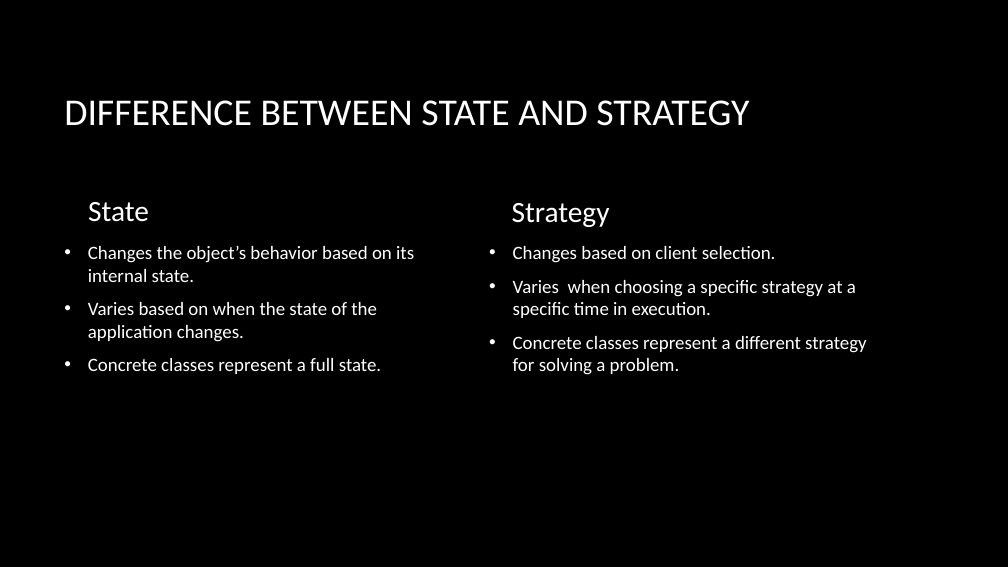
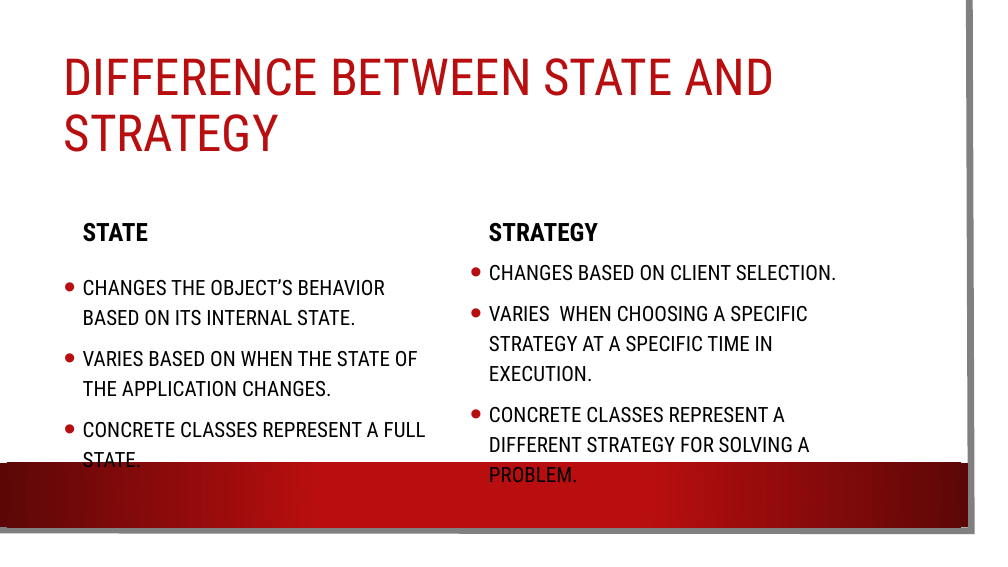
Before and after one commit to dundane/CSC360Demos, a slide deck: slide 112 of CSC360Demo/Design Patterns Slide Show.pptx (slide 108 before the commit). Drawn at 1008x567 pixels with LibreOffice and Linux fonts; fonts in the diff are those of the drawing; background and template pictures are left out. Boxes give left, top, right and bottom in pixels: in the first picture for what was removed or moved away, otherwise in the second. Text is boxed around its words. In the diff, an @@ line names an element or a change of style, - is before the commit and + after.

Commit message:
Updated files from latest class

```diff
--- a/CSC360Demo/Design Patterns Slide Show.pptx
+++ b/CSC360Demo/Design Patterns Slide Show.pptx
@@ rectangle added at (0, 0, 991, 550), fill #FFFFFF @@
@@ freeform shape added at (0, 0, 972, 531), outline #808080 6.5 pt @@
@@ title "DIFFERENCE BETWEEN STATE AND STRATEGY": place and size @@
-title "DIFFERENCE BETWEEN STATE AND STRATEGY" at (64, 100, 749, 126)
+title "DIFFERENCE BETWEEN STATE AND STRATEGY" at (64, 58, 774, 152)
@@ title "DIFFERENCE BETWEEN STATE AND STRATEGY" at (64, 58, 774, 152): size 36 to 48.6 pt, font Calibri to Roboto Condensed, text colour #FFFFFF to #B80E0F; line spacing 1 to 0.9 @@
@@ text at (83, 223, 148, 242): text changed; size 28 to 24 pt; font Calibri to Roboto Condensed; text colour #FFFFFF to #000000; bold on @@
-State
+STATE
@@ text at (489, 223, 598, 242): text changed; size 28 to 24 pt; font Calibri to Roboto Condensed; text colour #FFFFFF to #000000; bold on @@
-Strategy
+STRATEGY
@@ text "CHANGES THE OBJECT’S BEHAVIOR BASED ..." at (83, 279, 426, 467): vertical alignment top to middle @@
@@ text "CHANGES BASED ON CLIENT SELECTION." at (489, 265, 837, 482): vertical alignment top to middle @@
@@ text at (489, 265, 837, 482): text changed; size 18 to 20 pt; font Calibri to Roboto Condensed; text colour #FFFFFF to #000000 @@
-• Changes based on client selection.
-• Varies when choosing a specific strategy at a specific time in execution.
-• Concrete classes represent a different strategy for solving a problem.
+• CHANGES BASED ON CLIENT SELECTION.
+• VARIES WHEN CHOOSING A SPECIFIC STRATEGY AT A SPECIFIC TIME IN EXECUTION.
+• CONCRETE CLASSES REPRESENT A DIFFERENT STRATEGY FOR SOLVING A PROBLEM.
@@ text at (83, 279, 426, 467): text changed; size 18 to 20 pt; font Calibri to Roboto Condensed; text colour #FFFFFF to #000000 @@
-• Changes the object’s behavior based on its internal state.
-• Varies based on when the state of the application changes.
-• Concrete classes represent a full state.
+• CHANGES THE OBJECT’S BEHAVIOR BASED ON ITS INTERNAL STATE.
+• VARIES BASED ON WHEN THE STATE OF THE APPLICATION CHANGES.
+• CONCRETE CLASSES REPRESENT A FULL STATE.
@@ rectangle added at (0, 463, 968, 527), fill gradient #B80E0F to #5C0707 @@
```
Also in this commit, not shown: 121 other slides changed, 6 slides added, 1 slide removed, 55 other files.
